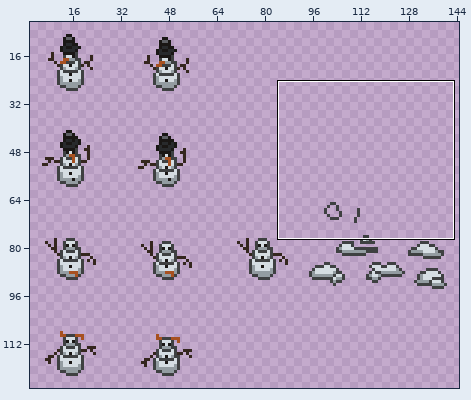
Sprite sheet: Art/16x16 Pixel Art Roguelike (Village) Pack/Enemies/Snowmen/Snowmen_base.png. Above, an overview of the earlier version with the close-up marked.
Close-up. Earlier state:
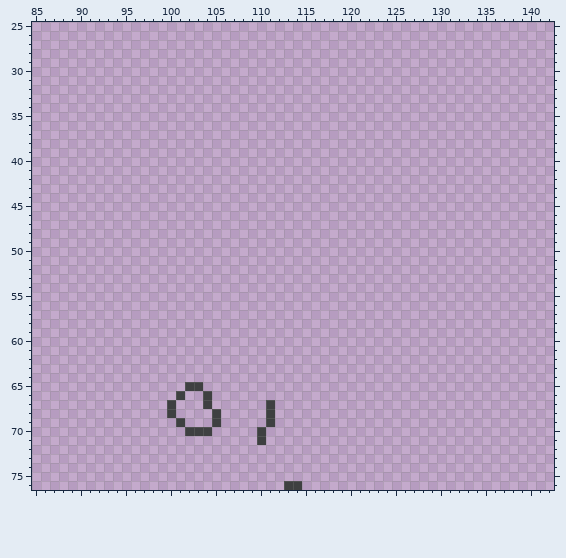
The file is 156x128 pixels. Colours within 5 levels of each other are drawn and written as one. Shown: x 85..142, y 25..76. The wide view leaves out empty margins.
New version:
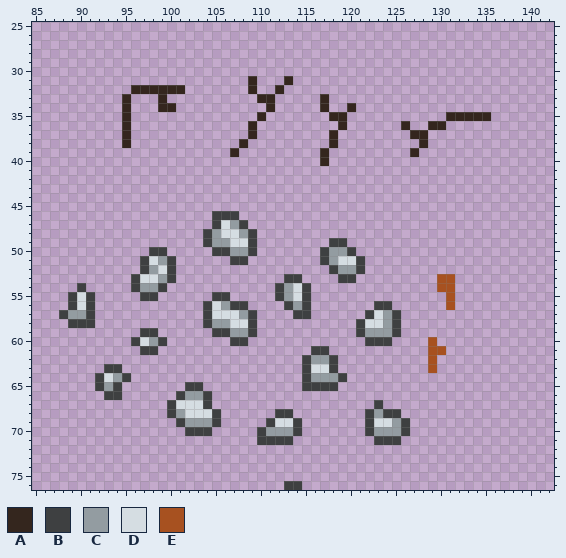
Palette (. is transparent): A #34261e  B #3e4041  C #939ca1  D #d5dde2  E #a75120
The edit:
y 31: x 109 . -> A; x 113 . -> A
y 32: x 96..101 ...... -> AAAAAA; x 109 . -> A; x 112 . -> A
y 33: x 95 . -> A; x 99 . -> A; x 110..111 .. -> AA; x 117 . -> A
y 34: x 95 . -> A; x 99..100 .. -> AA; x 111 . -> A; x 117 . -> A; x 120 . -> A
y 35: x 95 . -> A; x 110 . -> A; x 118..119 .. -> AA; x 131..135 ..... -> AAAAA
y 36: x 95 . -> A; x 109 . -> A; x 119 . -> A; x 126 . -> A; x 129..130 .. -> AA
y 37: x 95 . -> A; x 109 . -> A; x 118 . -> A; x 127..128 .. -> AA
y 38: x 95 . -> A; x 108 . -> A; x 118 . -> A; x 128 . -> A
y 39: x 107 . -> A; x 117 . -> A; x 127 . -> A
y 40: x 117 . -> A
y 46: x 105..107 ... -> BBB
y 47: x 105..108 .... -> BDCB
y 48: x 104..109 ...... -> BCDDCB
y 49: x 104..109 ...... -> BCCDDB; x 118..119 .. -> BB
y 50: x 98..99 .. -> BB; x 105..109 ..... -> BBCCB; x 117..120 .... -> BCCB
y 51: x 97..100 .... -> BDCB; x 107..108 .. -> BB; x 117..121 ..... -> BCDDB
y 52: x 97..100 .... -> BCDB; x 118..121 .... -> BCCB
y 53: x 96..100 ..... -> BDDCB; x 113..114 .. -> BB; x 119..120 .. -> BB; x 130..131 .. -> EE
y 54: x 90 . -> B; x 96..99 .... -> BCCB; x 112..115 .... -> BCDB; x 130..131 .. -> EE
y 55: x 89..91 ... -> BDB; x 97..98 .. -> BB; x 105..106 .. -> BB; x 112..115 .... -> BCDB; x 131 . -> E
y 56: x 89..91 ... -> BDB; x 104..108 ..... -> BDCBB; x 113..115 ... -> BCB; x 123..124 .. -> BB; x 131 . -> E
y 57: x 88..91 .... -> BCCB; x 104..109 ...... -> BDDDCB; x 114..115 .. -> BB; x 122..125 .... -> BDCB
y 58: x 89..91 ... -> BBB; x 104..109 ...... -> BCCDDB; x 121..125 ..... -> BDDCB
y 59: x 97..98 .. -> BB; x 105..109 ..... -> BBCCB; x 121..125 ..... -> BCCCB
y 60: x 96..99 .... -> BDCB; x 107..108 .. -> BB; x 122..124 ... -> BBB; x 129 . -> E
y 61: x 97..98 .. -> BB; x 116..117 .. -> BB; x 129..130 .. -> EE
y 62: x 115..118 .... -> BCCB; x 129 . -> E
y 63: x 93..94 .. -> BB; x 115..118 .... -> BDDB; x 129 . -> E
y 64: x 92..95 .... -> BDCB; x 115..119 ..... -> BCCCB
y 65: x 92..94 ... -> BCB; x 115..118 .... -> BBBB
y 66: x 93..94 .. -> BB; x 102..103 .. -> CC
y 67: x 101..103 ... -> DDD; x 111 B -> .; x 123 . -> B
y 68: x 101..104 .... -> CDDD; x 111..113 B.. -> .BB; x 122..125 .... -> BCBB
y 69: x 102..104 ... -> CCC; x 112..114 ... -> DDB; x 122..126 ..... -> BDDCB
y 70: x 111..114 .... -> CCCB; x 122..126 ..... -> BCCCB
y 71: x 111..113 ... -> BBB; x 123..125 ... -> BBB
Changed places in both close-ups, as pixel boxes (x1, y1, x2, y2):
added: (230, 76, 356, 166)
added: (122, 85, 185, 148)
added: (401, 112, 491, 157)
changed: (59, 211, 455, 445)
